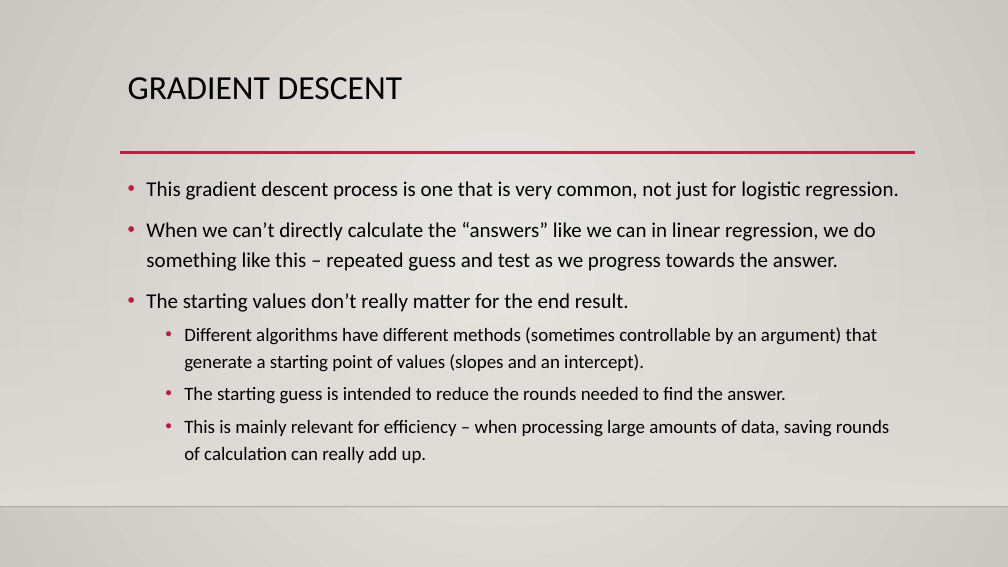
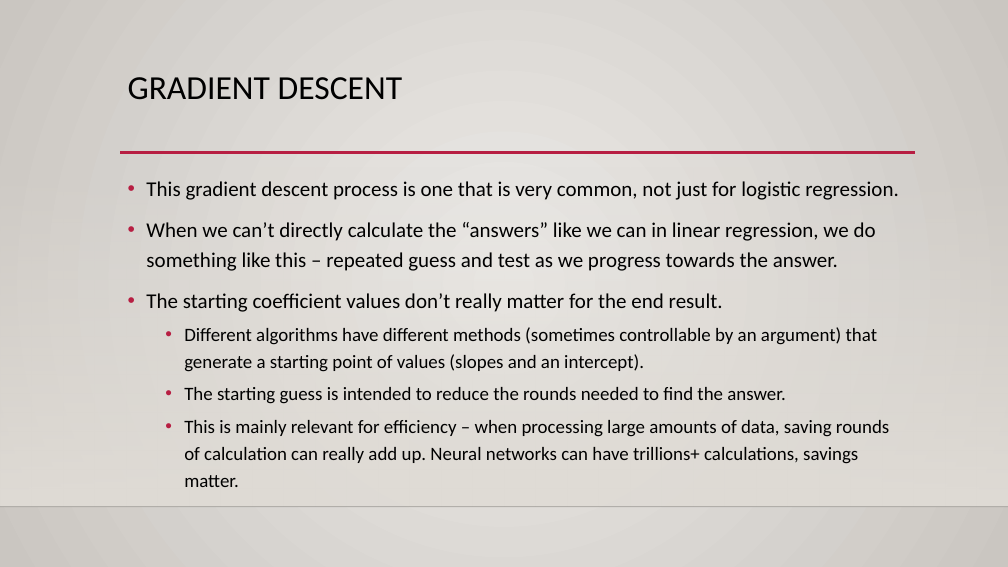
Before and after one commit to AkeemSemperDataScience/Basic_Stats_in_Python_Student_Repository, a slide deck: slide 14 of reference_material/slides/024_log_reg_2.pptx (slide 13 before the commit). Drawn at 1008x567 pixels with LibreOffice and Linux fonts; fonts in the diff are those of the drawing; background and template pictures are left out. Boxes give left, top, right and bottom in pixels: in the first picture for what was removed or moved away, otherwise in the second. Text is boxed around its words. In the diff, an @@ line names an element or a change of style, - is before the commit and + after.

```diff
--- a/reference_material/slides/024_log_reg_2.pptx
+++ b/reference_material/slides/024_log_reg_2.pptx
@@ text at (146, 293, 723, 312): text changed @@
-• The starting values don’t really matter for the end result.
+• The starting coefficient values don’t really matter for the end result.
@@ text at (184, 420, 889, 487): text changed @@
-  • This is mainly relevant for efficiency – when processing large amounts of data, saving rounds of calculation can really add up.
+  • This is mainly relevant for efficiency – when processing large amounts of data, saving rounds of calculation can really add up. Neural networks can have trillions+ calculations, savings matter.
```
Also in this commit, not shown: 14 other slides changed, 23 slides added, 1 slide removed, 3 other files.
